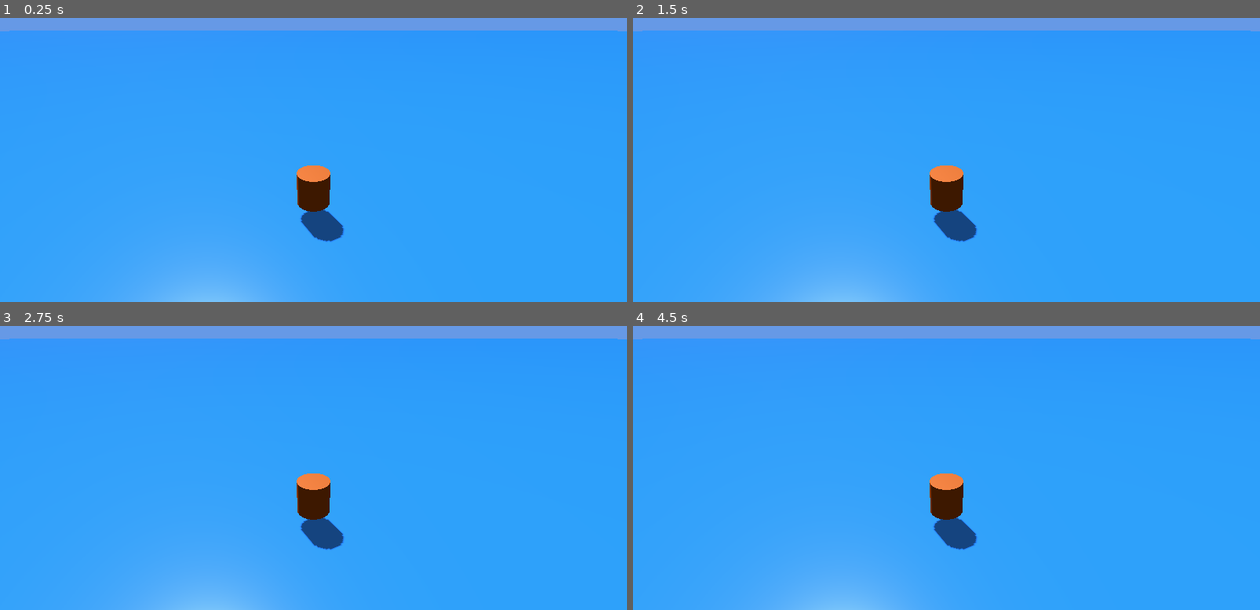
Above: before the commit, frames 1-4 (two rows, left to right).
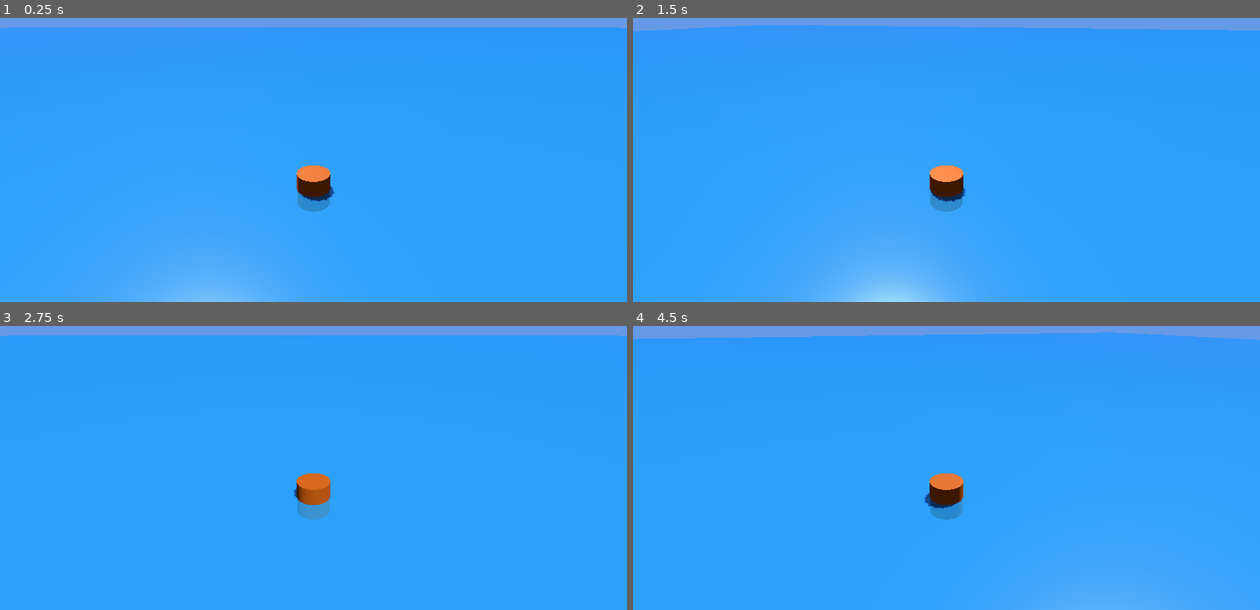
Above: after the commit, the same moments.

Repository: winterunciorn-blip/QwenTests2026_001
Game: Godot game, scene res://scenes/main.tscn
Two runs of this game, one before a commit and one after it. Both use one fixed random seed, a clock stepped at 60 frames per second and the inputs below.
Inputs (mouse positions are in pixels of both pictures, inside the frame that each line leads up to):
- Up to frame 1 (0.25 s): no input
- Up to frame 2 (1.5 s): tap Enter at 0.5 s; move the mouse to (1084, 108) at 0.52 s; click (1084, 108) at 0.67 s; tap Space at 1.25 s; move the mouse to (821, 142) at 1.27 s; click (821, 142) at 1.42 s
- Up to frame 3 (2.75 s): tap Enter at 2 s; move the mouse to (376, 357) at 2.02 s; click (376, 357) at 2.17 s
- Up to frame 4 (4.5 s): tap Space at 2.75, 4.25 s; move the mouse to (915, 504) at 2.77 s; click (915, 504) at 2.92 s; tap Enter at 3.5 s; move the mouse to (1134, 487) at 3.52 s; click (1134, 487) at 3.67 s; move the mouse to (758, 379) at 4.27 s; click (758, 379) at 4.42 s

The runs differ from the first frame. In frame 1, 1.9% of the frame differs, in the area x 0-100%, y 3-79%; in frame 2, 3.2%; in frame 3, 6.9%; in frame 4, 7.8%, in the area x 0-100%, y 2-100%.
Error before the commit: Parse Error: Too few arguments for "set_axis_lock()" call. Expected at least 2 but received 1. (res://scripts/ship.gd:7)

Commit message:
Fix: Replace deprecated set_axis_lock with axis_lock properties for Godot 4.x

Diff:
--- a/ship_game/scripts/ship.gd
+++ b/ship_game/scripts/ship.gd
@@ -3,8 +3,10 @@
 func _ready() -> void:
 	# Lock rotation to keep ship upright on the water plane
 	angular_damp = 10.0
-	# Constrain rotation to Y-axis only (yaw)
-	set_axis_lock(Vector3(1, 0, 1))
+	# Constrain rotation to Y-axis only (yaw) and lock vertical movement
+	axis_lock_angular_x = true
+	axis_lock_angular_z = true
+	axis_lock_linear_y = true
 
 func _physics_process(_delta: float) -> void:
 	# Keep ship constrained to horizontal plane (Y = 0)
